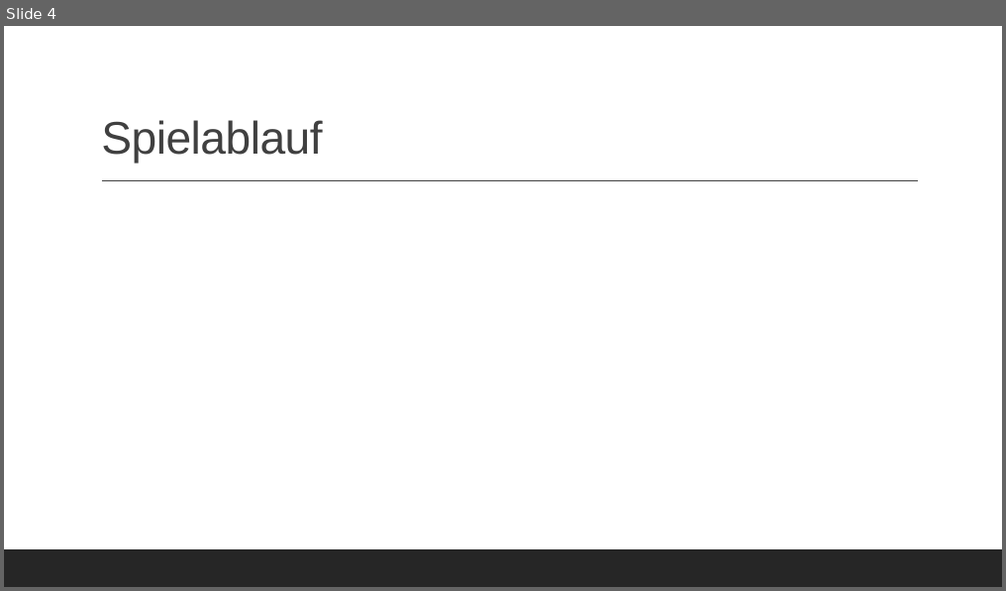
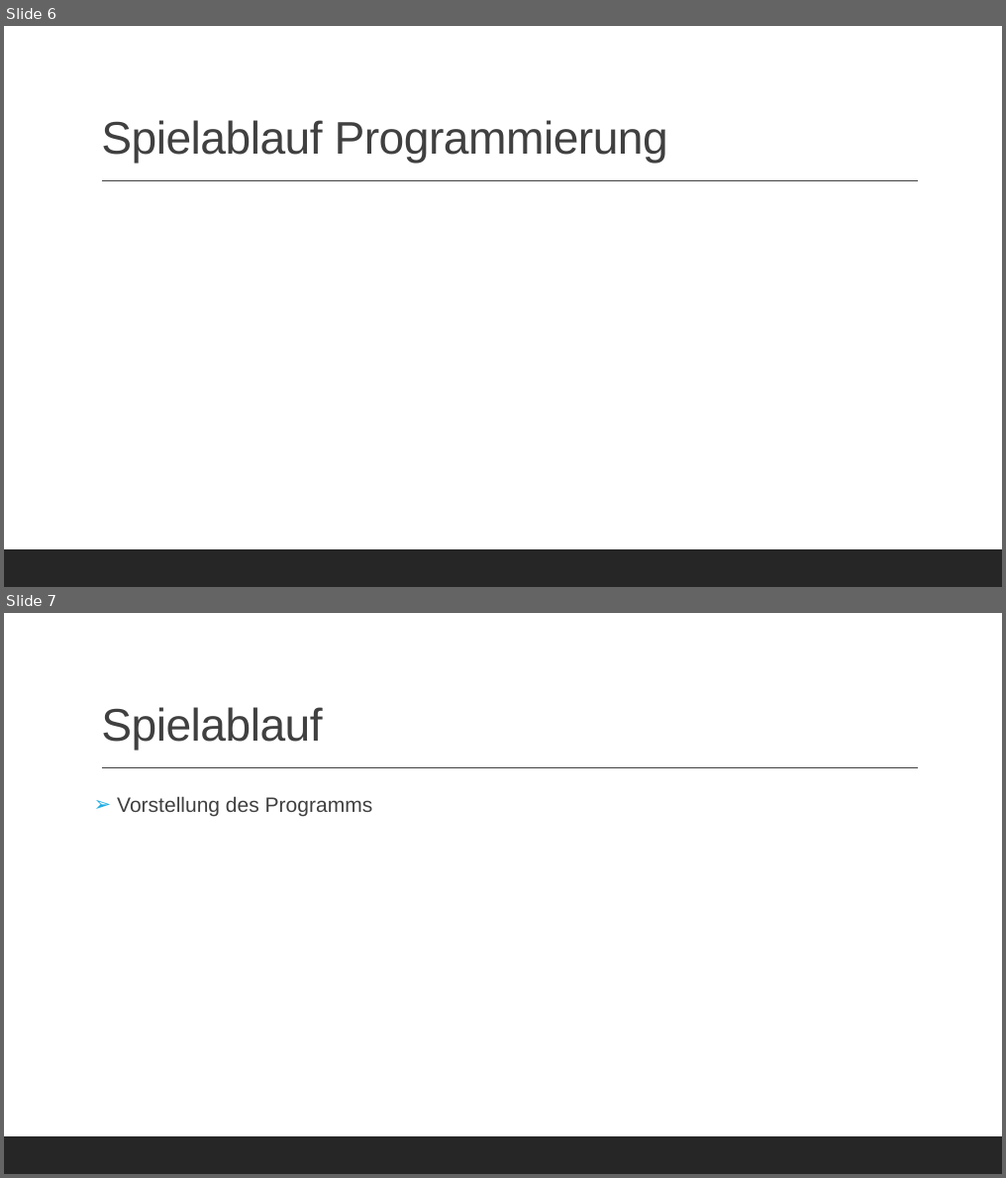
Before and after one commit to KraupaMario/DV-Projekt, a slide deck: 4_Praesentation/DV-Projekt.pptx. Shown one above the other, each under a label of ours: slide 4 before the commit, slides 6 and 7 after it. The pictures are 1006x591 and 1006x1178 pixels, drawn with LibreOffice and Linux fonts; fonts in the diff are those of the drawing. Boxes give left, top, right and bottom in pixels: in the first picture for what was removed or moved away, otherwise in the second. Text is boxed around its words. In the diff, an @@ line names an element or a change of style, - is before the commit and + after.

```diff
--- a/4_Praesentation/DV-Projekt.pptx
+++ b/4_Praesentation/DV-Projekt.pptx
@@ slide 7 added at [4,613,1002,1174], background #FFFFFF; not listed: 2 template elements that a slide beside it also shows @@
@@ title added at [101,707,322,751], 44 pt, text #404040 @@
+Spielablauf
@@ text added at [117,796,373,817], 20 pt, text #404040 @@
+➢ Vorstellung des Programms
@@ what was slide 4 is now slide 6 @@
@@ slide 6 changed as well @@
@@ title at [101,120,668,164]: text changed @@
-Spielablauf
+Spielablauf Programmierung
```
Also in this commit, not shown: 3 other slides changed, 4 other slides added, 2 slides removed, 2 other files.
